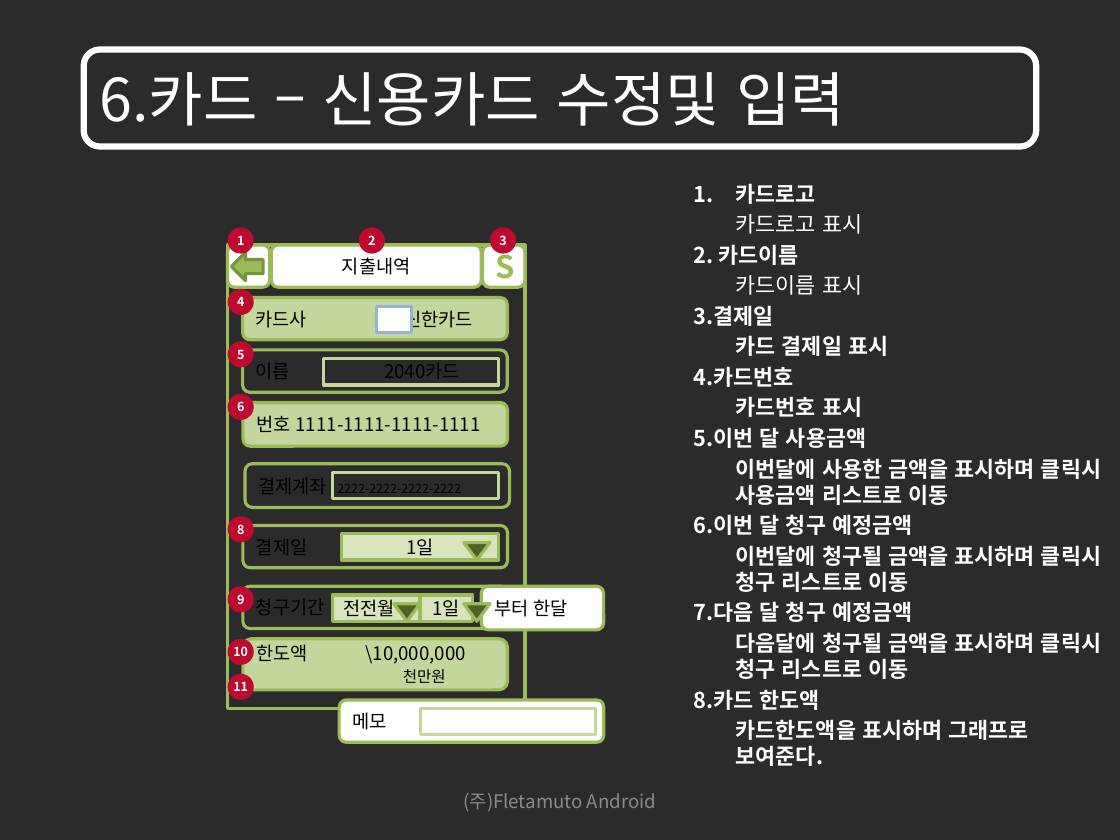
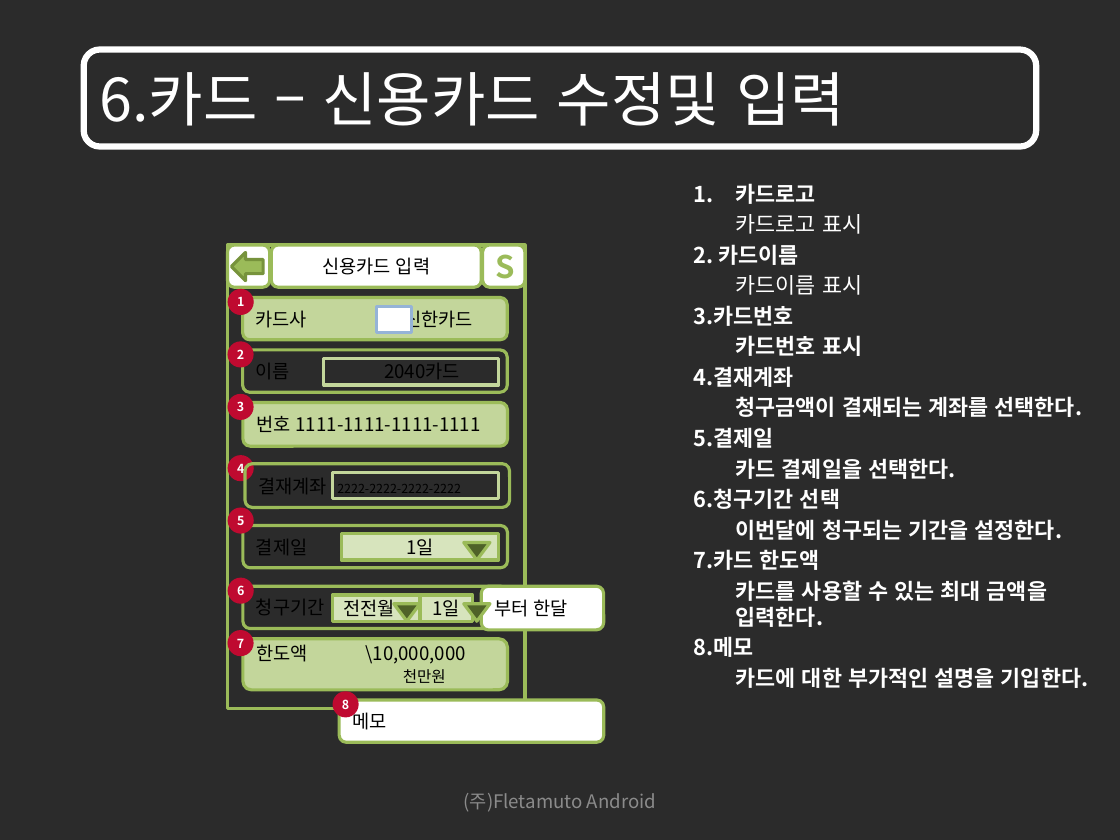
Before and after one commit to limjunghoon/fmfinance, a slide deck: slide 56 of trunk/DOC/GUI/재테크를 위한 어플리케이션 GUI_100906_V1.1.pptx (slide 53 before the commit). Drawn at 1120x840 pixels with LibreOffice and Linux fonts; fonts in the diff are those of the drawing; background and template pictures are left out; a plain dark background stands for a picture behind light text. Boxes give left, top, right and bottom in pixels: in the first picture for what was removed or moved away, otherwise in the second. Text is boxed around its words. In the diff, an @@ line names an element or a change of style, - is before the commit and + after.

```diff
--- a/trunk/DOC/GUI/재테크를 위한 어플리케이션 GUI_100906_V1.1.pptx
+++ b/trunk/DOC/GUI/재테크를 위한 어플리케이션 GUI_100906_V1.1.pptx
@@ text in rounded rectangle at <box>322,257,430,275</box>: text changed @@
-지출내역
+신용카드 입력
@@ ellipse "1": place and size @@
-ellipse "1" at <box>227,227,253,253</box>
+ellipse "1" at <box>227,289,253,315</box>
@@ text at <box>694,305,794,326</box>: text changed @@
-3.결제일
-카드 결제일 표시
-4.카드번호
+3.카드번호
@@ ellipse "2": place and size @@
-ellipse "2" at <box>358,227,384,253</box>
+ellipse "2" at <box>227,342,253,367</box>
@@ text at <box>694,366,1089,688</box>: text changed @@
-5.이번 달 사용금액
-이번달에 사용한 금액을 표시하며 클릭시 사용금액 리스트로 이동
-6.이번 달 청구 예정금액
-이번달에 청구될 금액을 표시하며 클릭시 청구 리스트로 이동
-7.다음 달 청구 예정금액
-다음달에 청구될 금액을 표시하며 클릭시 청구 리스트로 이동
-8.카드 한도액
-카드한도액을 표시하며 그래프로 보여준다.
+4.결재계좌
+청구금액이 결재되는 계좌를 선택한다.
+5.결제일
+카드 결제일을 선택한다.
+6.청구기간 선택
+이번달에 청구되는 기간을 설정한다.
+7.카드 한도액
+카드를 사용할 수 있는 최대 금액을 입력한다.
+8.메모
+카드에 대한 부가적인 설명을 기입한다.
@@ ellipse "3": place and size @@
-ellipse "3" at <box>489,227,515,253</box>
+ellipse "3" at <box>227,394,253,420</box>
@@ ellipse "4": place and size @@
-ellipse "4" at <box>227,289,253,315</box>
+ellipse "4" at <box>227,455,253,480</box>
@@ ellipse "5": place and size @@
-ellipse "5" at <box>227,342,253,367</box>
+ellipse "5" at <box>227,507,253,533</box>
@@ ellipse "6": place and size @@
-ellipse "6" at <box>227,394,253,420</box>
+ellipse "6" at <box>227,578,253,604</box>
@@ ellipse removed at <box>227,586,253,612</box> @@
-9
@@ ellipse removed at <box>227,638,253,664</box> @@
-10
@@ ellipse added at <box>227,631,253,656</box>, fill #BF0A30, 8 pt, text #FFFFFF, bold @@
+7
@@ ellipse removed at <box>227,674,253,700</box> @@
-11
@@ ellipse "8": place and size @@
-ellipse "8" at <box>227,516,253,542</box>
+ellipse "8" at <box>333,691,358,717</box>
@@ rectangle removed at <box>420,709,595,735</box> @@
```
Also in this commit, not shown: 3 other slides changed, 13 slides added.
